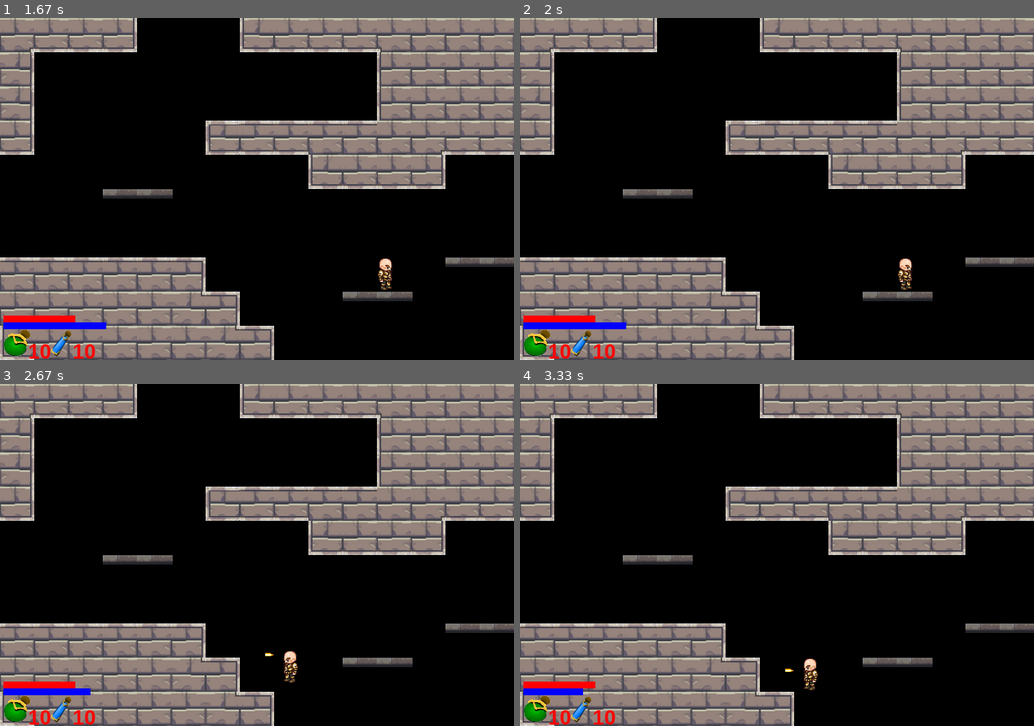
Above: before the commit, frames 1-4 (two rows, left to right).
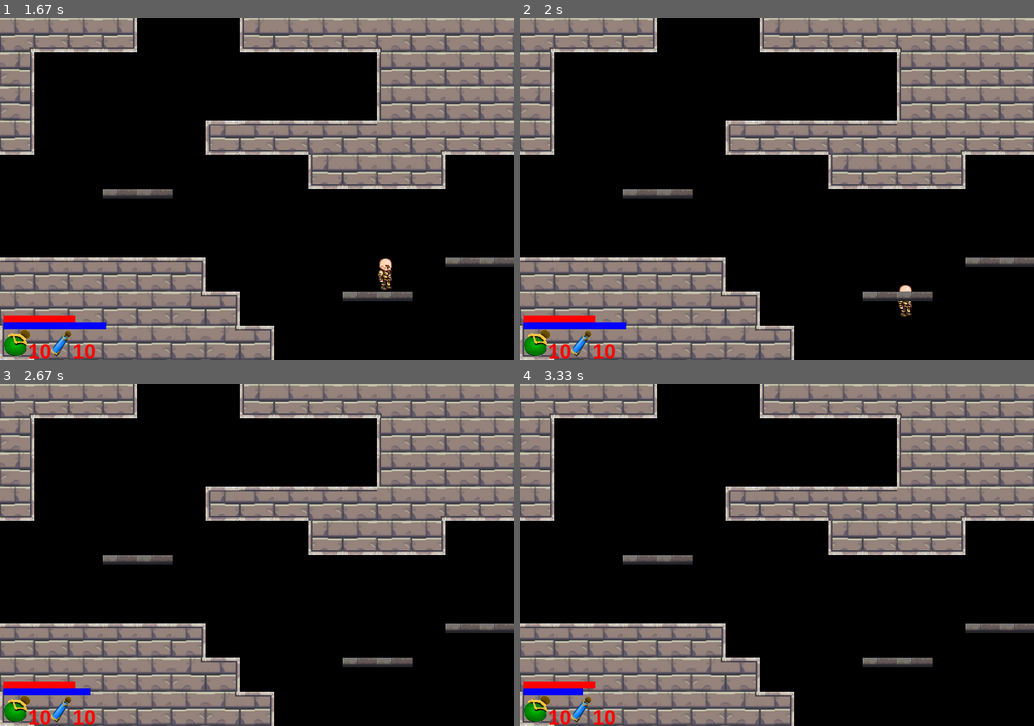
Above: after the commit, the same moments.

Repository: MFTI-summer/ROGUE-LEGACY
Game: pygame game, started from Main Project/Testing.py
The game is run twice, just before and just after one commit, with the same random seed, the same clock (stepped at 60 frames per second) and the same inputs.
Inputs (mouse positions are in pixels of both pictures, inside the frame that each line leads up to):
- Up to frame 1 (1.67 s): hold Space 0.33-0.97 s; hold D 0.33-0.97 s; hold D 1-1.63 s
- Up to frame 2 (2 s): hold S from 1.67 s (still down)
- Up to frame 3 (2.67 s): release S at 2.03 s; hold A 2.07-2.53 s; click (118, 483) at 2.62 s
- Up to frame 4 (3.33 s): click (869, 459) at 2.95 s; click (787, 479) at 3.28 s

Frame 1 is identical in both runs. In frame 2, 0.3% of the frame differs, in the area x 73-77%, y 70-88%; in frame 3, 0.2%; in frame 4, 0.2%.

Commit message:
Теперь с прозрачных платформ можно спрыгивать

Diff:
--- a/Main Project/Hero.py
+++ b/Main Project/Hero.py
@@ -5,6 +5,7 @@
 
 FPS = 60
 GRAVITY = 12.4 / FPS
+
 
 class Hero(pg.sprite.Sprite):
     MAX_HP = 100
@@ -14,6 +15,8 @@
     def __init__(self, x, y):
         # ща буит куча переменных, поэтому держись
         # Необходимые для анимации переменные
+        self.jumpDown = False  # Должны ли мы спрыгнуть вниз
+        self.onPlatform = False  # Стоим ли мы на полупрозрачной платформе
         self.hp = Hero.MAX_HP  # хп героя
         self.mana = Hero.MAX_MANA  # мана героя
         self.facing = 0  # 0 - налево, 1 - направо
@@ -31,7 +34,7 @@
             'y': 0
         }
 
-        #self.is_jump = False  # Находится ли персонаж в прыжке
+        # self.is_jump = False  # Находится ли персонаж в прыжке
         # обязательные переменные
         pg.sprite.Sprite.__init__(self)  # Это необходимо для корректной работы класса
         self.image = self.animations['walk'][0]  # Пока поставим первое изображение ходьбы в качестве спокойствия
@@ -91,7 +94,17 @@
             self.current_speed['x'] = 0
         if keys[pg.K_SPACE] and self.isCollided['down']:
             self.current_speed['y'] = self.move_speed['y'] * -1
+        if keys[pg.K_s]:
+            self.jumpDown = True
+        self.jump(keys, events)
         self.checkAttack(events)
+
+    def jump(self, keys, events):
+        if keys[pg.K_SPACE] and self.isCollided['down']:
+            self.current_speed['y'] = self.move_speed['y'] * -1
+        for event in events:
+            if event.type == pg.KEYDOWN and event.key == pg.K_s:  # Спрыгнуть вниз c платформы
+                self.jumpDown = True
 
     def checkAttack(self, events: pg.event.get()):
         # Если персонаж может атаковать
@@ -101,7 +114,7 @@
                     self.bullets.add(Bullet('Animations/Hero/Bullets/bullet1.png', self.facing, self.rect.center))
         pg.sprite.groupcollide(self.bullets, self.level.level, True, False)
 
-    def checkCollide_y(self):
+    def checkCollide_y(self):  # TODO: добавить возможность спрыгнуть с платформы
 
         for tile in self.level.level:
 
@@ -109,9 +122,14 @@
 
                 if self.current_speed['y'] > 0:  # Если падаем
                     if self.rect.bottom < tile.rect.top + 10:  # Если падаем на плитку сверху
-                        self.rect.bottom = tile.rect.top  # становимся на плитку
-                        self.isCollided['down'] = True  # понимаем, что мы стоим
-                        self.current_speed['y'] = 0  # перестаем падать
+                        if tile in self.level.platforms and self.jumpDown:
+                            pass
+                        else:
+                            self.rect.bottom = tile.rect.top  # становимся на плитку
+                            self.current_speed['y'] = 0  # перестаем падать
+                            self.isCollided['down'] = True
+                    else:
+                        self.jumpDown = False # Если мы уже упали с платформы
 
                 elif self.current_speed['y'] < 0:  # если движемся вверх
                     if tile not in self.level.platforms \
@@ -134,8 +152,8 @@
         self.level = level
 
     def animation(self):
-        if self.current_speed['x'] < 0:  # Влево
-            self.facing = 0
+        if self.current_speed['x'] < 0:  # Если идем влево
+            self.facing = 0  # Разворачиваем
             self.walk_state += 1 / 3
         elif self.current_speed['x'] > 0:  # Вправо
             self.facing = 1
@@ -190,7 +208,6 @@
         self.rect.x += self.speed * (1 if self.direction == 0 else -1)
 
 
-
 def main():
     display = pg.display.set_mode((WIN_width, WIN_height))
     clock = pg.time.Clock()
